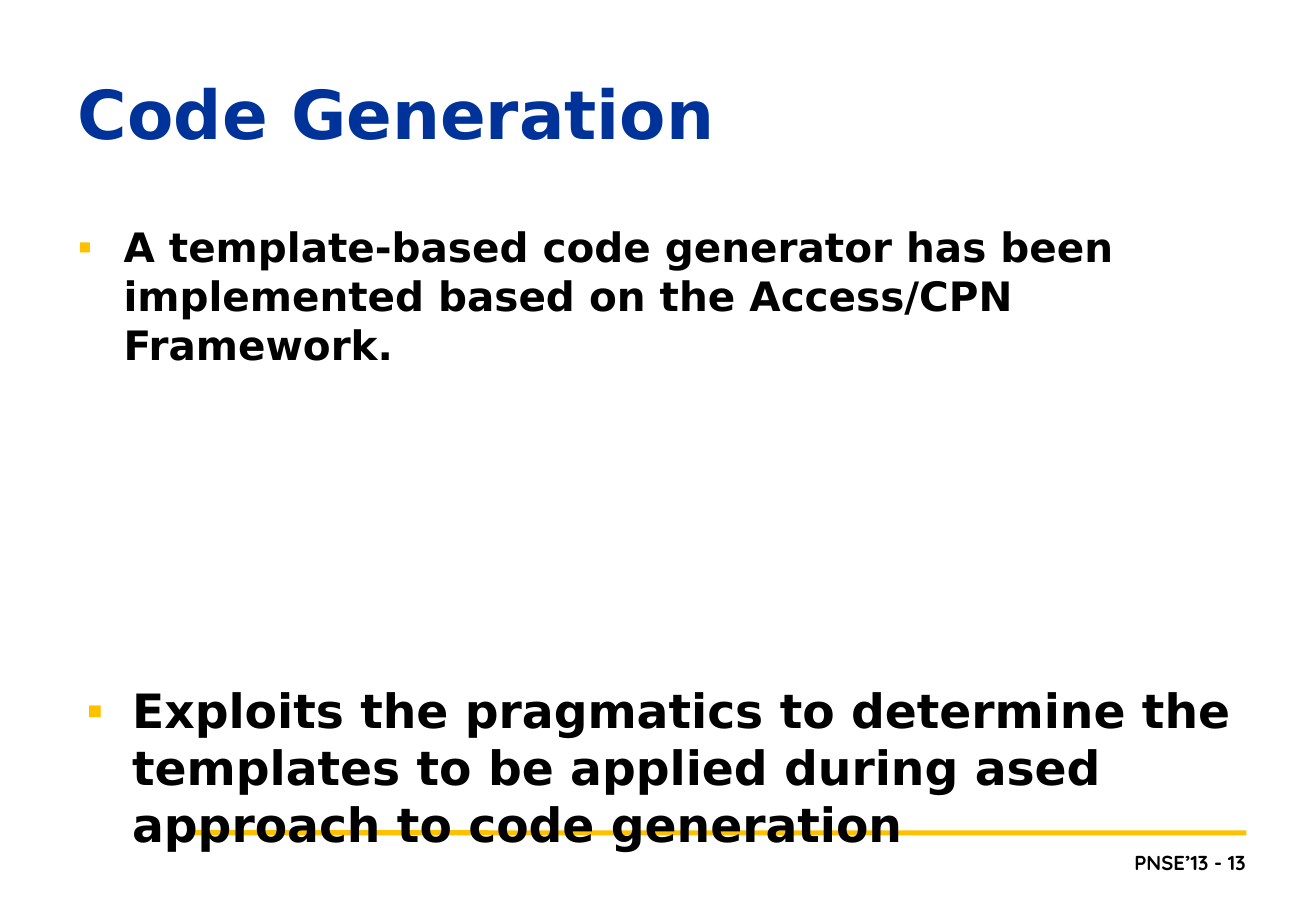
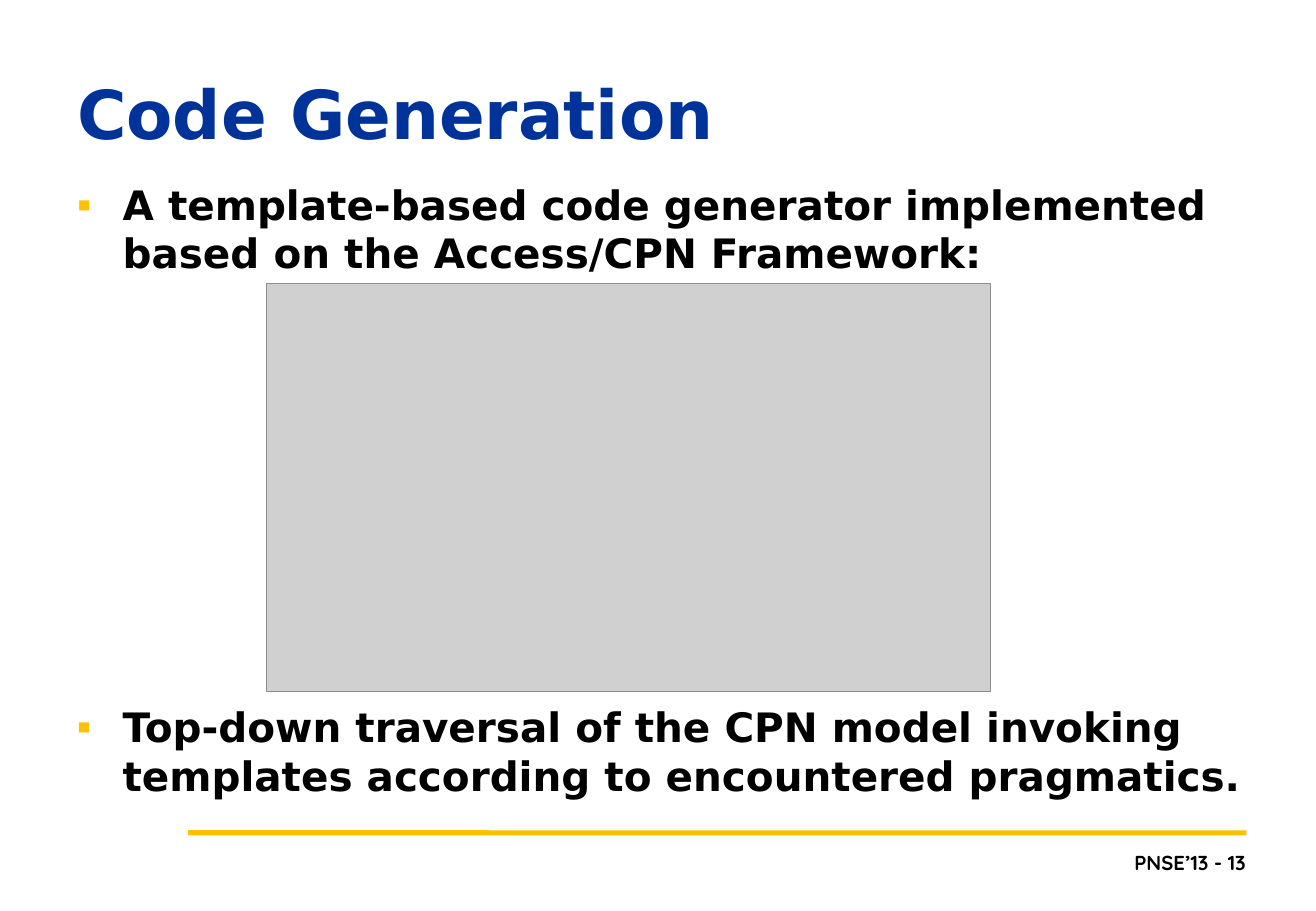
Before and after one commit to lmkr/pnse13roll, a slide deck: slide 13 of LMKPNSE2013.pptx. Drawn at 1316x911 pixels with LibreOffice and Linux fonts; fonts in the diff are those of the drawing; grey boxes stand for pictures; background and template pictures are left out. Boxes give left, top, right and bottom in pixels: in the first picture for what was removed or moved away, otherwise in the second. Text is boxed around its words. In the diff, an @@ line names an element or a change of style, - is before the commit and + after.

```diff
--- a/LMKPNSE2013.pptx
+++ b/LMKPNSE2013.pptx
@@ text at [123,189,1206,272]: text changed @@
-▪ A template-based code generator has been implemented based on the Access/CPN Framework.
+▪ A template-based code generator implemented based on the Access/CPN Framework:
@@ picture added at [266,283,990,691] @@
@@ text added at [123,711,1240,800], 24 pt, text #000000, bold @@
+▪ Top-down traversal of the CPN model invoking templates according to encountered pragmatics.
@@ text removed at [132,692,1230,852] @@
-▪ Exploits the pragmatics to determine the templates to be applied during ased approach to code generation
```
Also in this commit, not shown: 5 other slides changed, 2 slides added, 2 slides removed, 1 other file.
